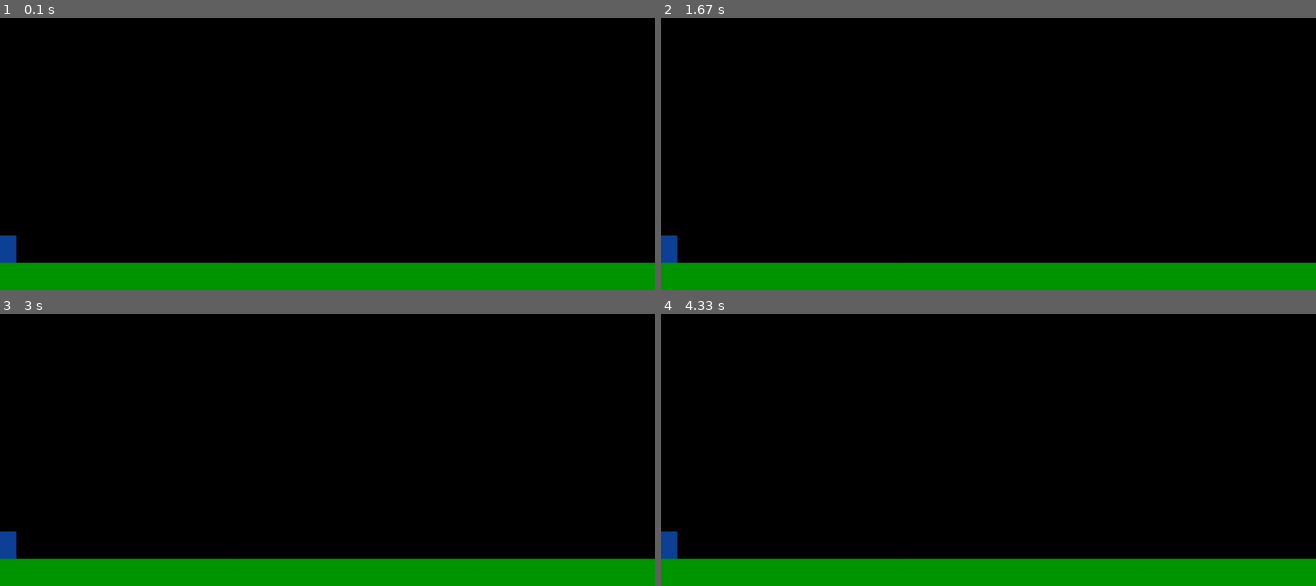
Above: before the commit, frames 1-4 (two rows, left to right).
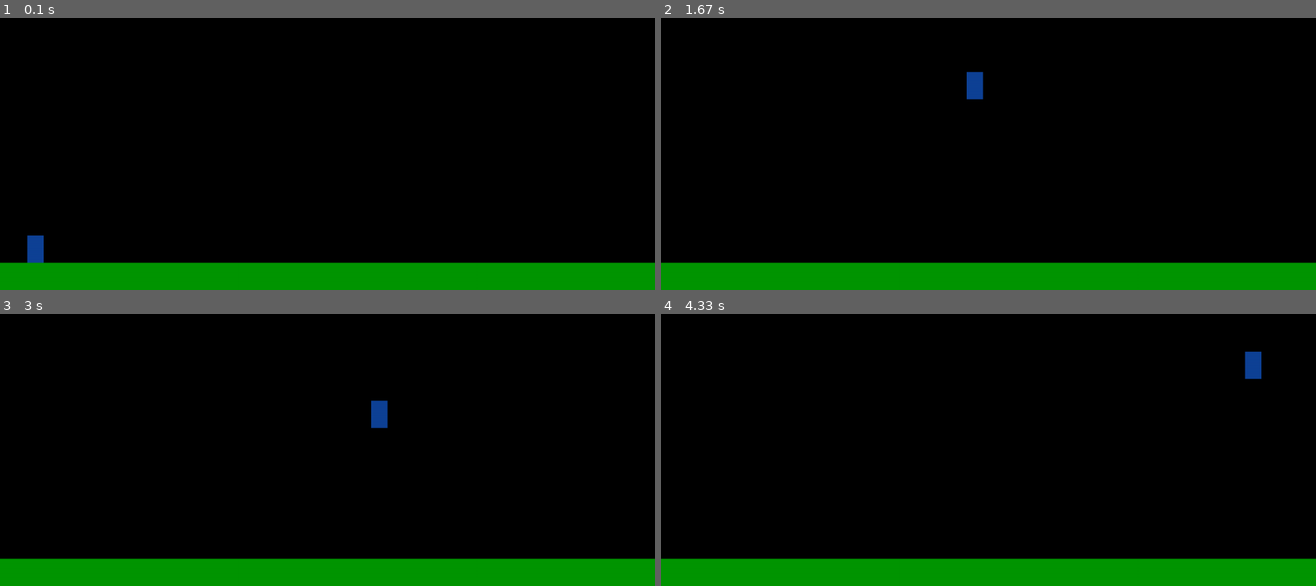
Above: after the commit, the same moments.

Repository: DragosNH/pygame_test
Game: pygame game, started from main.py
Same seed, same stepped clock (60 frames per second), same inputs: the game is played once before the commit and once after it.
Inputs:
- Up to frame 1 (0.1 s): no input
- Up to frame 2 (1.67 s): hold Z 0.33-0.8 s; hold D 0.33-0.8 s; hold D 0.83-1.3 s; tap Z at 0.9, 1.2, 1.4 s; hold D from 1.33 s (still down)
- Up to frame 3 (3 s): tap Z at 1.7, 1.9, 2.23, 2.53, 2.9 s; release D at 1.8 s; hold S 1.83-2.13 s; hold D 2.17-2.8 s; hold Q from 2.83 s (still down); hold S from 2.83 s (still down)
- Up to frame 4 (4.33 s): release Q at 3.2 s; release S at 3.2 s; hold S 3.23-3.6 s; tap Z at 3.3, 3.7, 4, 4.2 s; hold D 3.63-4.1 s; hold D from 4.13 s (still down)

The runs differ from the first frame. In frame 1, 0.5% of the frame differs, in the area x 0-7%, y 79-91%; in frame 2, 0.5%; in frame 3, 0.5%; in frame 4, 0.5%, in the area x 0-92%, y 13-91%.

Commit message:
added directions

Diff:
--- a/main.py
+++ b/main.py
@@ -4,6 +4,8 @@
 def main():
     #********** Game variables **********
     quit = False
+    x = 50
+    y = 650
     #********** Start game loop **********
     while not quit:
         window.fill((0,0,0))                            # Reset screen to black
@@ -13,9 +15,22 @@
             if event.type == QUIT:
                 quit = True
 
+            if keyspressed[ord("d")]:
+                x = x + 30
+
+            if keyspressed[ord("q")]:
+                x = x - 30
+
+            if keyspressed[ord("z")]:
+                y = y - 30
+
+            if keyspressed[ord("s")]:
+                y = y + 30
+
+
+
         #********** Your game logic here **********
-        x = 0
-        y = 650
+
 
         player = (x, y, 30, 50)
 
@@ -27,7 +42,7 @@
 
         #********** Update screen **********
         pygame.display.update()                         # Actually does the screen update
-        clock.tick(25)                                  # Run the game at 25 frames per second
+        clock.tick(35)                                  # Run the game at 25 frames per second
 
 #********** Initialise & run the game **********
 if __name__ == "__main__":
